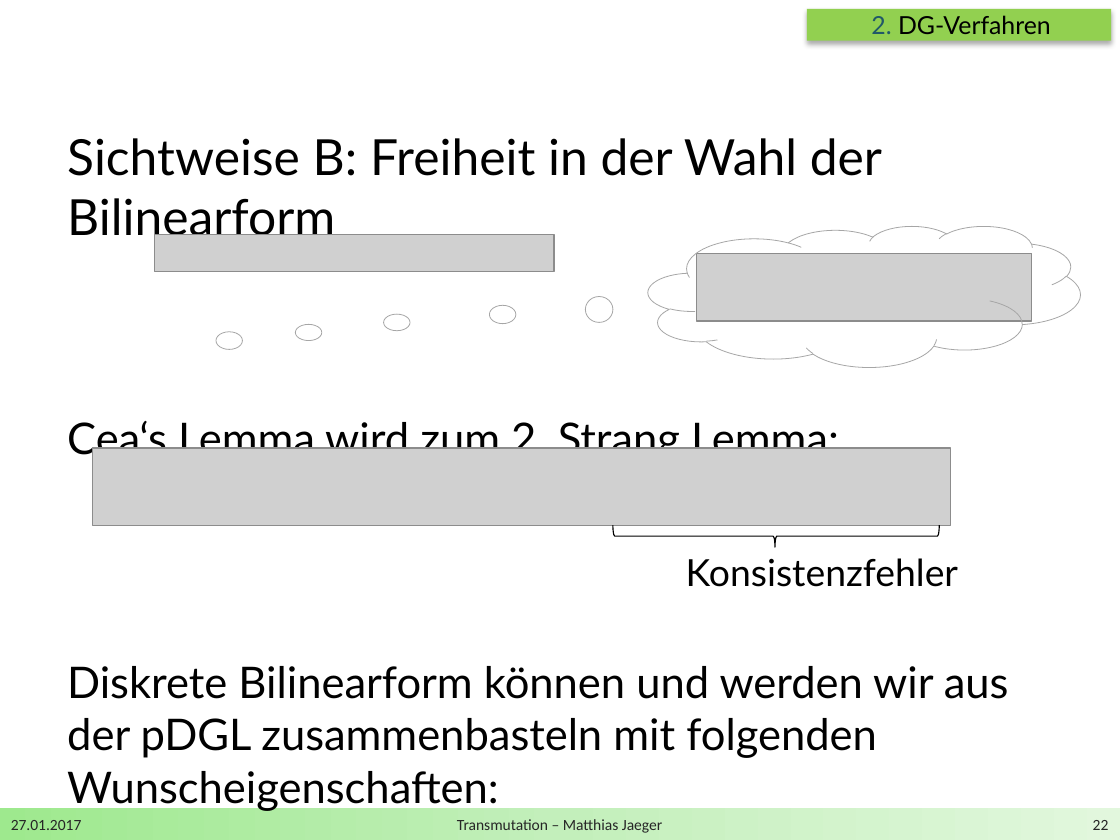
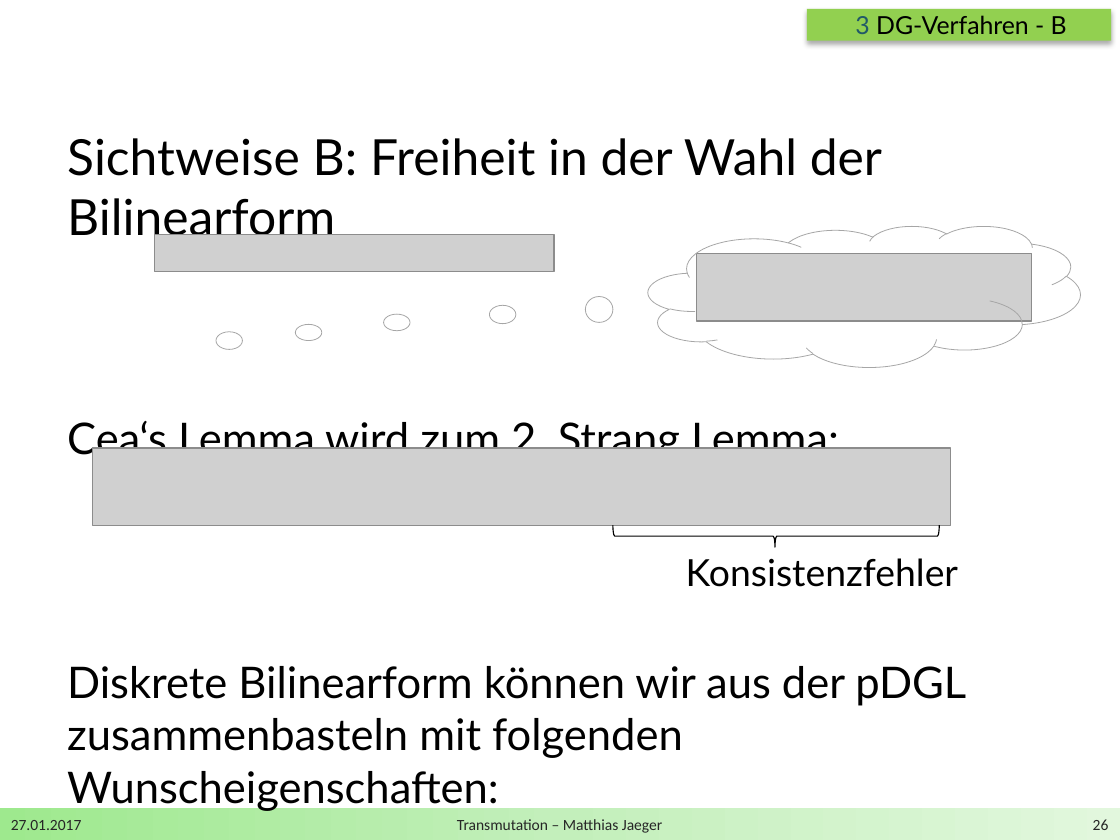
Before and after one commit to DerKleineGauss/Masterarbeit, a slide deck: slide 26 of Zwischenvortrag/Präsentation.pptx (slide 22 before the commit). Drawn at 1120x840 pixels with LibreOffice and Linux fonts; fonts in the diff are those of the drawing; grey boxes stand for pictures; background and template pictures are left out. Boxes give left, top, right and bottom in pixels: in the first picture for what was removed or moved away, otherwise in the second. Text is boxed around its words. In the diff, an @@ line names an element or a change of style, - is before the commit and + after.

```diff
--- a/Zwischenvortrag/Präsentation.pptx
+++ b/Zwischenvortrag/Präsentation.pptx
@@ text at (x1=855, y1=15, x2=1067, y2=34): text changed @@
-2. DG-Verfahren
+3 DG-Verfahren - B
@@ text at (x1=67, y1=666, x2=966, y2=758): text changed @@
-Diskrete Bilinearform können und werden wir aus der pDGL zusammenbasteln mit folgenden Wunscheigenschaften:
+Diskrete Bilinearform können wir aus der pDGL zusammenbasteln mit folgenden Wunscheigenschaften:
@@ page number at (x1=1093, y1=819, x2=1109, y2=830): text changed @@
-22
+26
```
Also in this commit, not shown: 11 other slides changed, 6 slides added, 2 other files.
